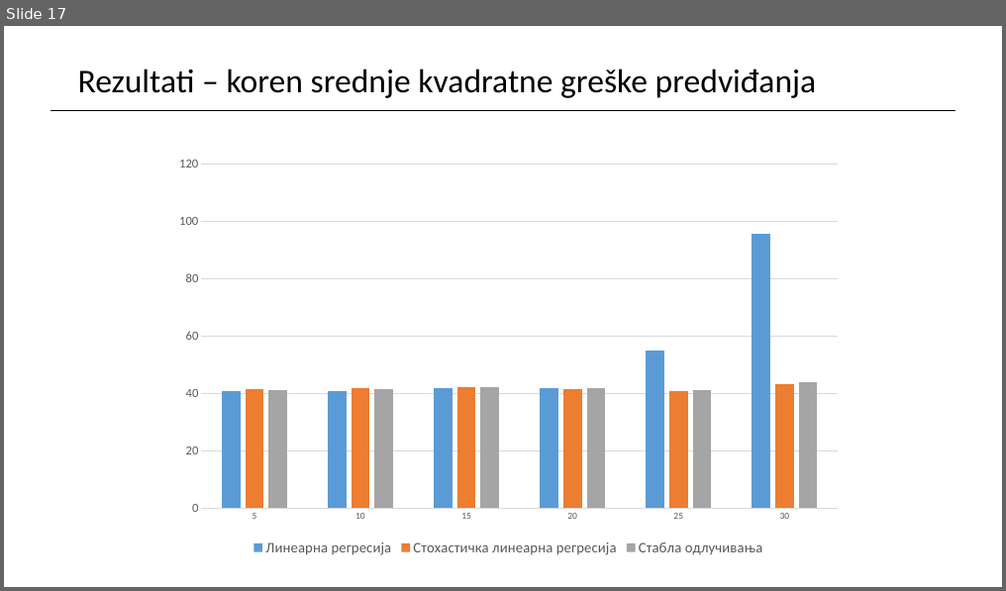
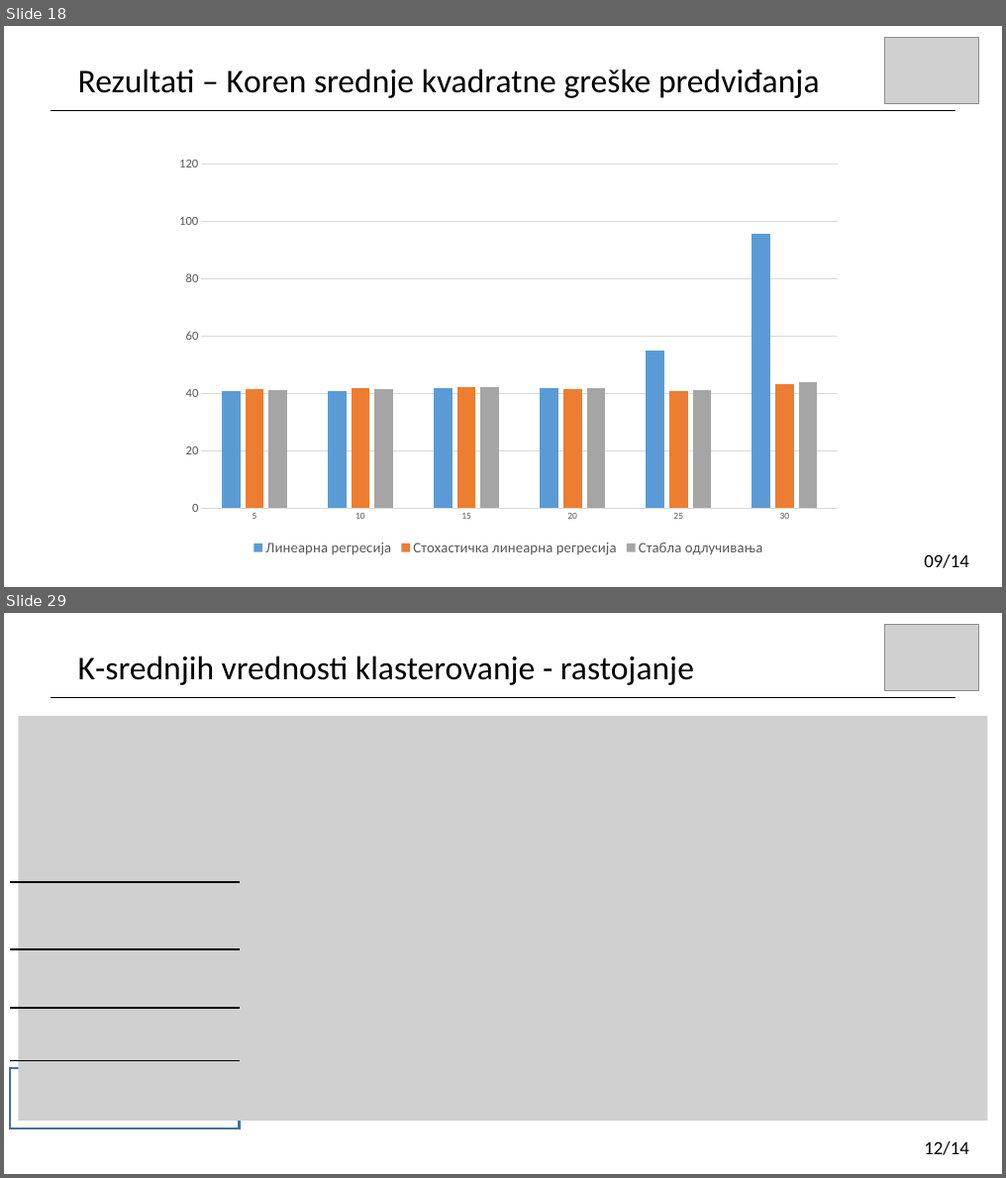
Before and after one commit to stuparm/data-imputation, a slide deck: prezentacija.pptx. Shown one above the other, each under a label of ours: slide 17 before the commit, slides 18 and 29 after it; the slides between them are not shown. The pictures are 1006x591 and 1006x1178 pixels, drawn with LibreOffice and Linux fonts; fonts in the diff are those of the drawing; grey boxes stand for pictures. Boxes give left, top, right and bottom in pixels: in the first picture for what was removed or moved away, otherwise in the second. Text is boxed around its words. In the diff, an @@ line names an element or a change of style, - is before the commit and + after.

```diff
--- a/prezentacija.pptx
+++ b/prezentacija.pptx
@@ slide 29 added at (4, 613, 1002, 1174), background #FFFFFF @@
@@ picture added at (885, 624, 979, 690) @@
@@ text added at (78, 656, 694, 685), 32 pt, text #000000 @@
+K-srednjih vrednosti klasterovanje - rastojanje
@@ line added from (51, 697) to (956, 697), #000000 0.5 pt @@
@@ picture added at (18, 716, 988, 1121) @@
@@ line added from (239, 882) to (10, 882), #000000 1.5 pt @@
@@ line added from (239, 950) to (10, 950), #000000 1.5 pt @@
@@ line added from (239, 1008) to (10, 1008), #000000 1.5 pt @@
@@ rectangle added at (10, 1068, 240, 1129), fill #FFFFFF, outline #43739E 2.25 pt @@
@@ line added from (239, 1061) to (10, 1061), #000000 1.5 pt @@
@@ text added at (924, 1142, 969, 1156), 18 pt, text #000000 @@
+12/14
@@ what was slide 17 is now slide 18 @@
@@ slide 18 changed as well @@
@@ picture added at (885, 37, 979, 103) @@
@@ text at (78, 69, 820, 98): text changed @@
-Rezultati – koren srednje kvadratne greške predviđanja
+Rezultati – Koren srednje kvadratne greške predviđanja
@@ text added at (924, 555, 969, 569), 18 pt, text #000000 @@
+09/14
```
Also in this commit, not shown: 15 other slides changed, 14 other slides added, 2 slides removed, 10 other files.
